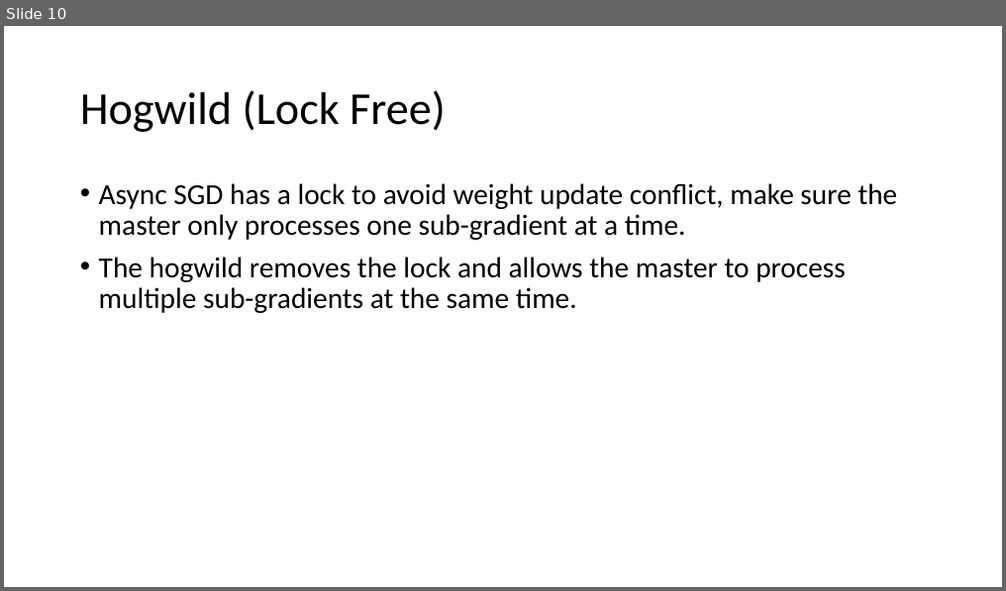
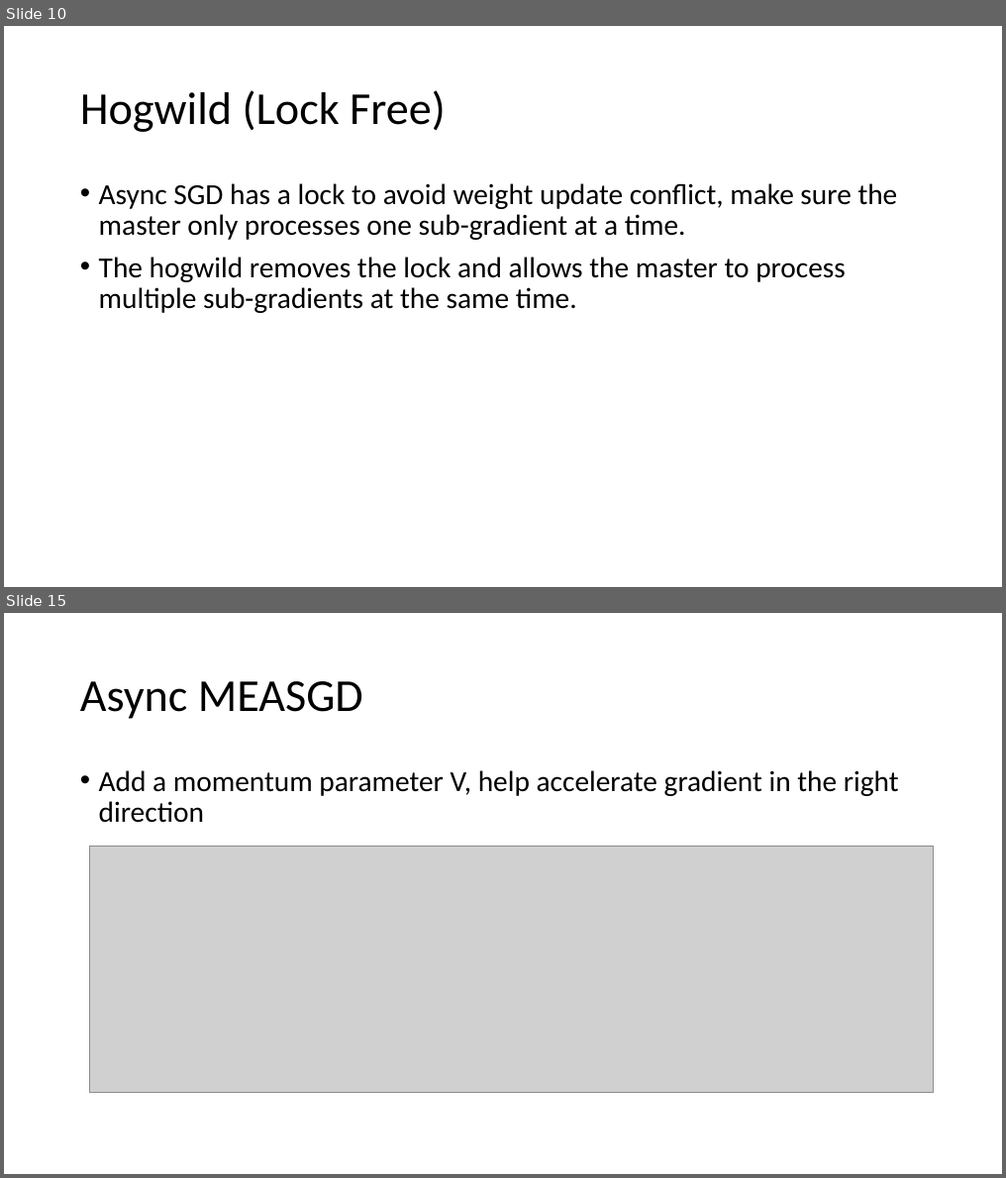
Before and after one commit to douxiaotian/archipapers, a slide deck: sdl on gpu.pptx. Shown one above the other, each under a label of ours: slide 10 before the commit, slides 10 and 15 after it; the slides between them are not shown. The pictures are 1006x591 and 1006x1178 pixels, drawn with LibreOffice and Linux fonts; fonts in the diff are those of the drawing; grey boxes stand for pictures. Boxes give left, top, right and bottom in pixels: in the first picture for what was removed or moved away, otherwise in the second. Text is boxed around its words. In the diff, an @@ line names an element or a change of style, - is before the commit and + after.

```diff
--- a/sdl on gpu.pptx
+++ b/sdl on gpu.pptx
@@ slide 15 added at <box>4,613,1002,1174</box>, background #FFFFFF @@
@@ title added at <box>80,681,363,719</box>, 44 pt, text #000000 @@
+Async MEASGD
@@ text added at <box>99,770,899,823</box>, 28 pt, text #000000 @@
+• Add a momentum parameter V, help accelerate gradient in the right direction
@@ picture added at <box>90,847,934,1093</box> @@
```
Also in this commit, not shown: 2 slides changed, 7 other slides added, 2 slides removed.
